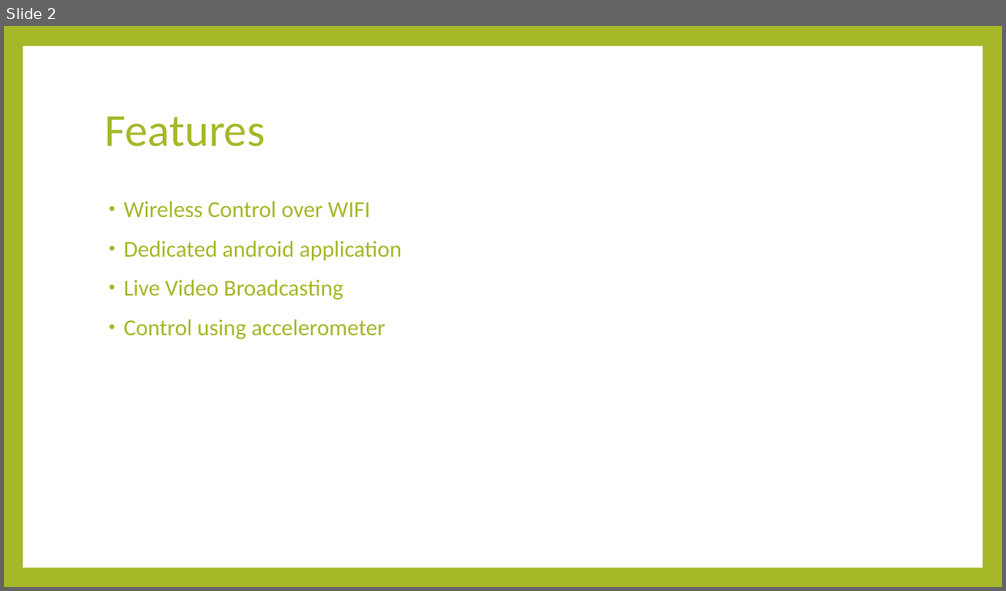
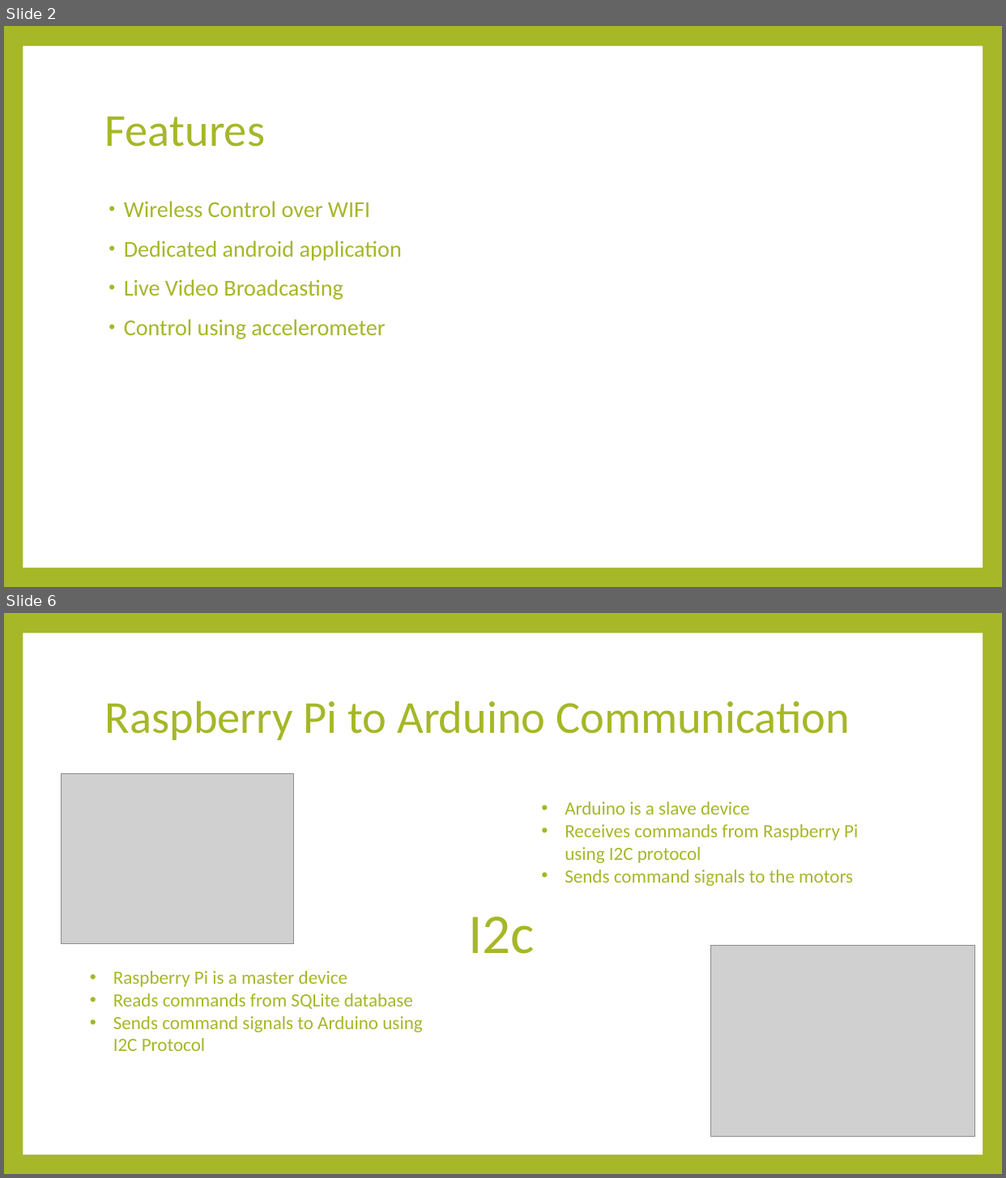
Before and after one commit to pranjulsingh/Wireless-Car-with-Camera, a slide deck: SPY bot.pptx. Shown one above the other, each under a label of ours: slide 2 before the commit, slides 2 and 6 after it; the slides between them are not shown. The pictures are 1006x591 and 1006x1178 pixels, drawn with LibreOffice and Linux fonts; fonts in the diff are those of the drawing; grey boxes stand for pictures. Boxes give left, top, right and bottom in pixels: in the first picture for what was removed or moved away, otherwise in the second. Text is boxed around its words. In the diff, an @@ line names an element or a change of style, - is before the commit and + after.

```diff
--- a/SPY bot.pptx
+++ b/SPY bot.pptx
@@ slide 6 added at (4,613,1002,1174), background #A6B727; not listed: 1 template element that a slide beside it also shows @@
@@ title added at (105,700,850,740), 44 pt, text #A6B727 @@
+Raspberry Pi to Arduino Communication
@@ picture added at (61,774,294,944) @@
@@ text added at (565,802,858,886), 18 pt, text #A6B727 @@
+• Arduino is a slave device
+• Receives commands from Raspberry Pi using I2C protocol
+• Sends command signals to the motors
@@ text added at (469,917,535,954), 54 pt, text #A6B727 @@
+I2c
@@ picture added at (711,945,975,1137) @@
@@ text added at (113,971,422,1051), 18 pt, text #A6B727 @@
+• Raspberry Pi is a master device
+• Reads commands from SQLite database
+• Sends command signals to Arduino using I2C Protocol
```
Also in this commit, not shown: 1 slide changed, 4 other slides added, 2 other files.
